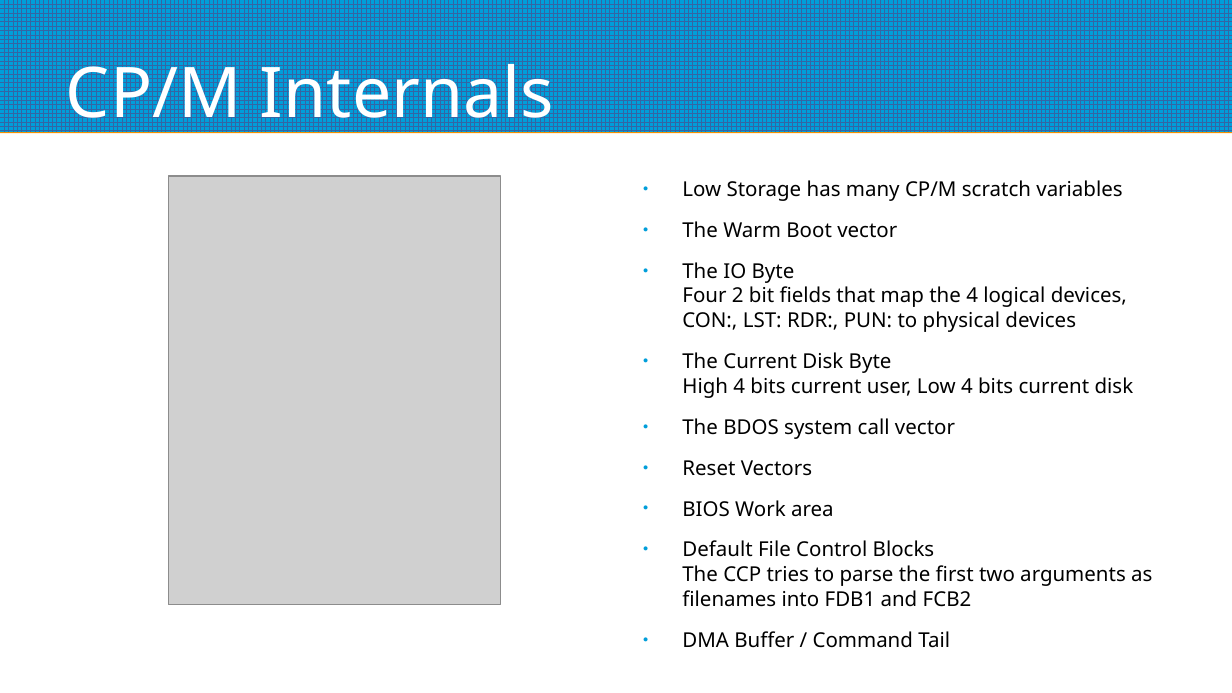
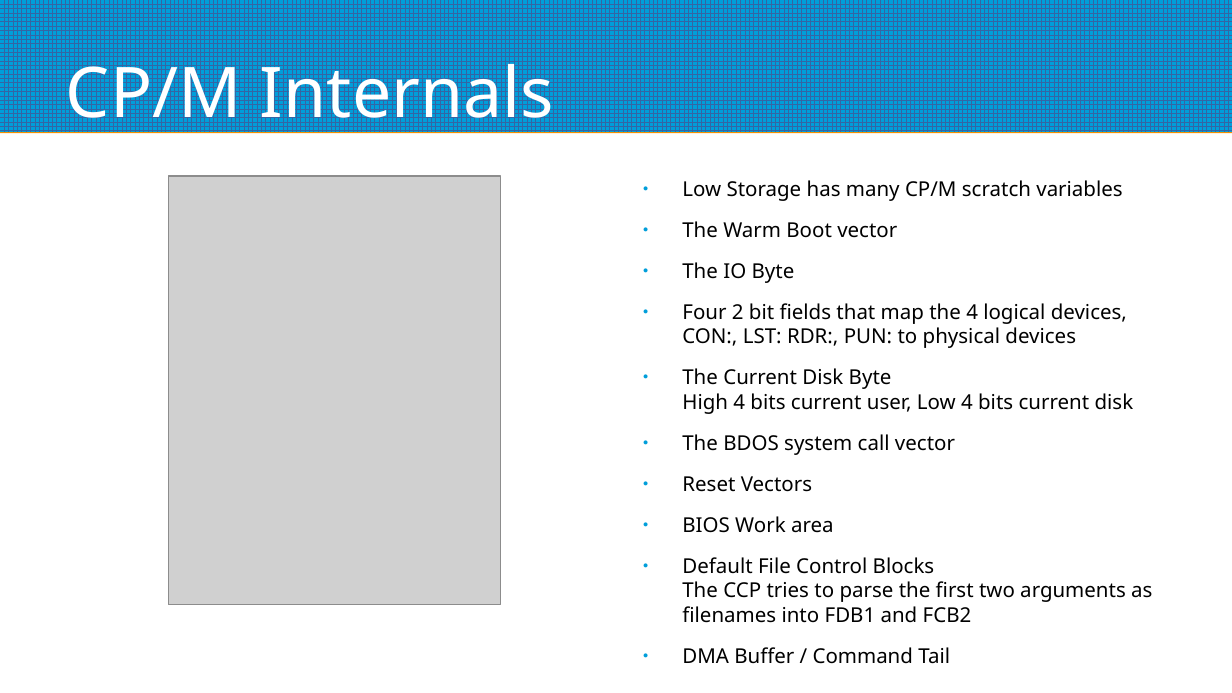
Before and after one commit to mggates39/Programming-With-CPM, a slide deck: slide 33 of CPM_Programming_Slides.odp (slide 31 before the commit). Drawn at 1232x693 pixels with LibreOffice and Linux fonts; fonts in the diff are those of the drawing; grey boxes stand for pictures. Boxes give left, top, right and bottom in pixels: in the first picture for what was removed or moved away, otherwise in the second. Text is boxed around its words. In the diff, an @@ line names an element or a change of style, - is before the commit and + after.

```diff
--- a/CPM_Programming_Slides.odp
+++ b/CPM_Programming_Slides.odp
@@ text at (682,262,1127,348): text changed @@
-● The IO Byte
-  Four 2 bit fields that map the 4 logical devices, CON:, LST: RDR:, PUN: to physical devices
+● The IO Byte
+● Four 2 bit fields that map the 4 logical devices, CON:, LST: RDR:, PUN: to physical devices
```
Also in this commit, not shown: 9 other slides changed, 2 slides added, 1 other file.
